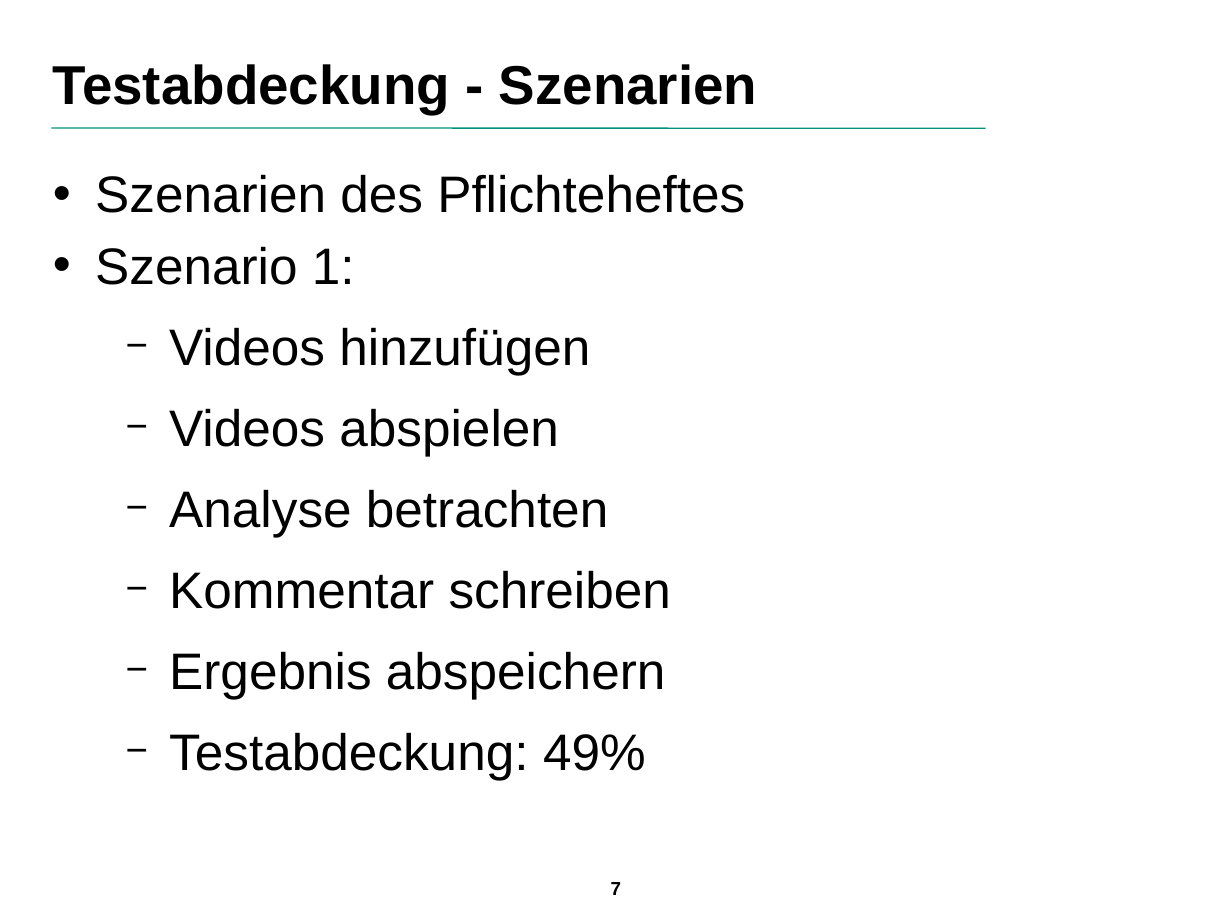
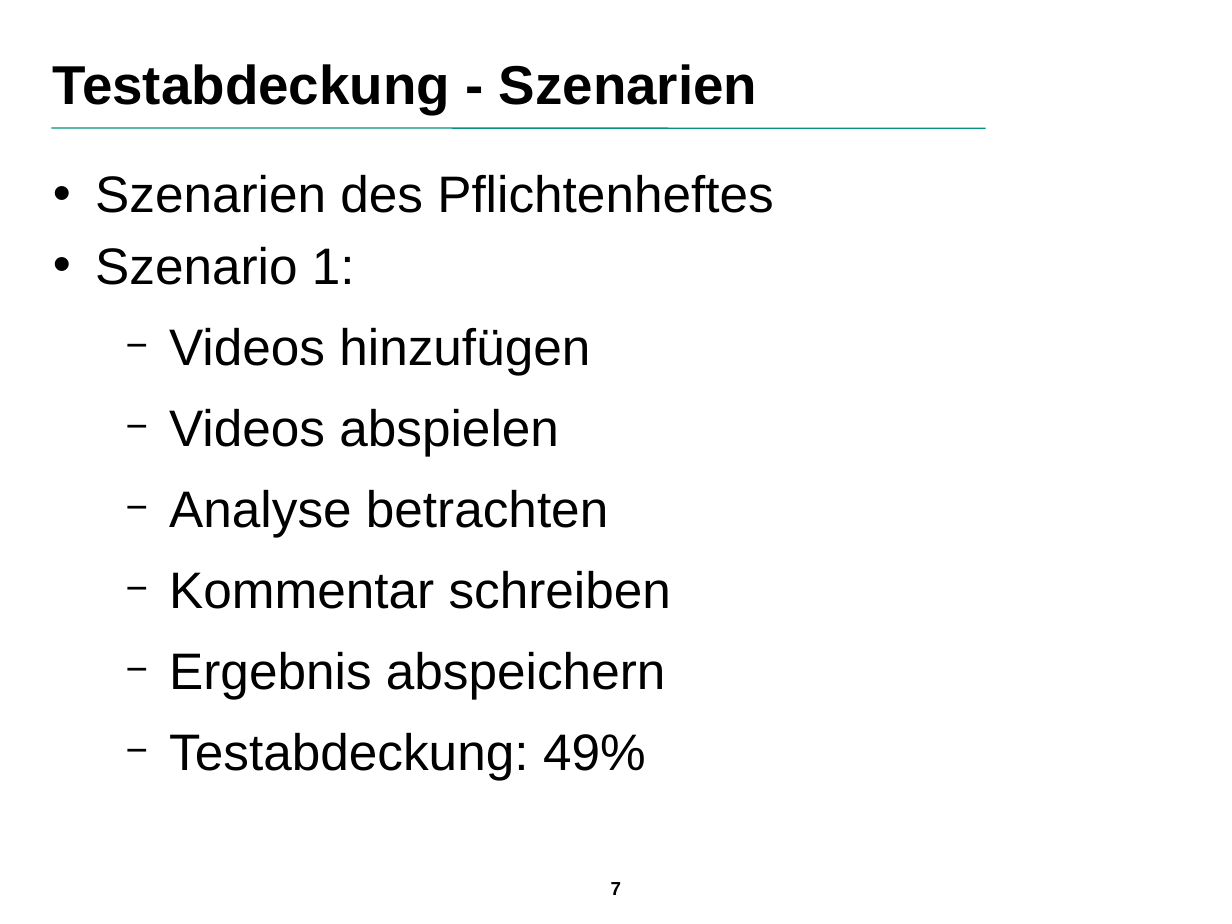
Before and after one commit to SuppenGeist/pse-ws1516-videoencoder-ta, a slide deck: slide 7 of Qualitätssicherung/Präsentation/Praesentation.odp. Drawn at 1232x924 pixels with LibreOffice and Linux fonts; fonts in the diff are those of the drawing; background and template pictures are left out. Boxes give left, top, right and bottom in pixels: in the first picture for what was removed or moved away, otherwise in the second. Text is boxed around its words. In the diff, an @@ line names an element or a change of style, - is before the commit and + after.

Commit message:
Updated Presentation

```diff
--- a/Qualitätssicherung/Präsentation/Praesentation.odp
+++ b/Qualitätssicherung/Präsentation/Praesentation.odp
@@ text at box(95, 174, 773, 213): text changed @@
-• Szenarien des Pflichteheftes
+• Szenarien des Pflichtenheftes
```
Also in this commit, not shown: 2 other slides changed, 1 slide added, 1 slide removed, 2 other files.
